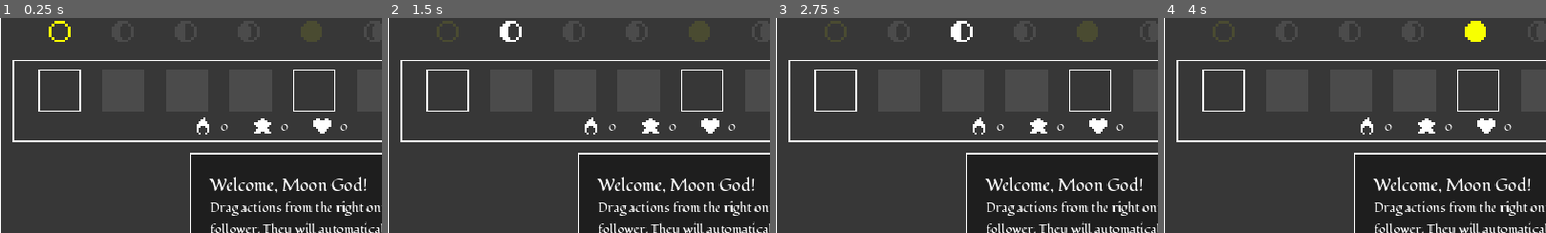
Above: before the commit, frames 1-4 (left to right).
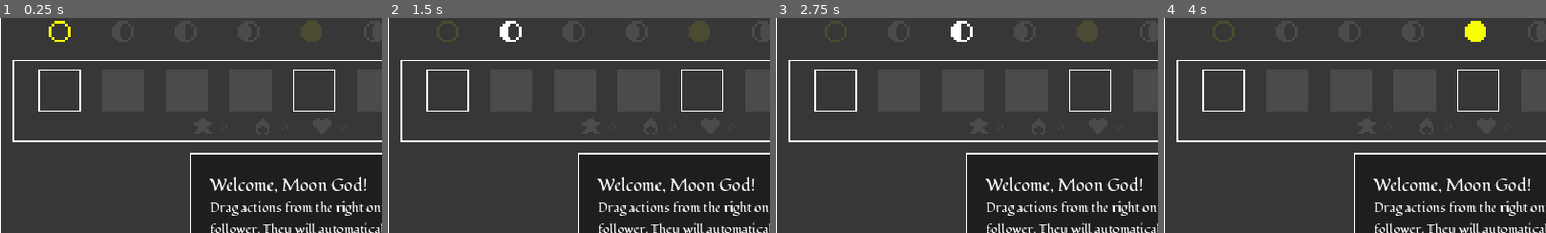
Above: after the commit, the same moments.

Repository: BoscoPubVoi/IdleSpel
Game: Godot game, scene res://main.tscn
Same seed, same stepped clock (60 frames per second), same inputs: the game is played once before the commit and once after it.
Inputs:
- Up to frame 1 (0.25 s): no input
- Up to frame 2 (1.5 s): tap Enter at 0.5 s; tap Space at 1.25 s
- Up to frame 3 (2.75 s): no input
- Up to frame 4 (4 s): tap Enter at 2.75 s; tap Space at 3.5 s
The pictures show only the part of the screen within x 0-50%, y 4-54%; the shares and areas given below are measured in that part.

The runs differ from the first frame. In frame 1, 0.7% of the frame differs, in the area x 51-91%, y 46-55%; in frame 2, 0.7%; in frame 3, 0.7%; in frame 4, 0.7%.

Commit message:
Some tutorial stuff

Diff:
--- a/GameState/CycleStepRunner.gd
+++ b/GameState/CycleStepRunner.gd
@@ -71,6 +71,9 @@
 			if node.characterID == len(Game.characters) - 1:
 				node.visible = true
 
+		ShowPopup.show_popup(sceneTree, "New Follower!",
+			"You've gained an additional follower. You'll need more love to unlock another follower. Love resets on each moon cycle, so unlocking a new character will only be possible later in the game.")
+
 	# Store the previousMoonStateProduction
 	Game.previousMoonStateProduction = ResourceHelpers.create_empty_resources()
 	for bld in resourcesByBuilding:
--- a/GameState/ExecutionState.gd
+++ b/GameState/ExecutionState.gd
@@ -48,7 +48,6 @@
 
 
 func setMonumentInProgress(tier_id):
-	print("poopy")
 	if tree == null:
 		return
 	tree.get_first_node_in_group("Visualiser").set_monument_in_progress(tier_id)
@@ -58,16 +57,29 @@
 		return
 	tree.get_first_node_in_group("Visualiser").unlock_building(resource_name)
 
+	if resource_name == "water":
+		show_popup("Well Built!", "The Well is now fully constructed! Your follower can now gain Wisdom. Note that stats reset at the end of each moon cycle.")
+
+		for node in tree.get_nodes_in_group("WisdomLabel"):
+			node.modulate = Color(1.0, 1.0, 1.0, 1.0)
+
+	if resource_name == "favor":
+		for node in tree.get_nodes_in_group("VigorLabel"):
+			node.modulate = Color(1.0, 1.0, 1.0, 1.0)
+
+	if resource_name == "relics":
+		for node in tree.get_nodes_in_group("ReveranceLabel"):
+			node.modulate = Color(1.0, 1.0, 1.0, 1.0)
+
 func setMonumentTier(tier_id):
 	if tree == null:
 		return
 	tree.get_first_node_in_group("Visualiser").set_monument_tier(tier_id)
 
-func showPopup(title, text):
+	for node in tree.get_nodes_in_group("VigorLabel"):
+		node.modulate = Color(1.0, 1.0, 1.0, 1.0)
+
+func show_popup(title, text):
 	if tree == null:
 		return
-	tree.get_first_node_in_group("PopupWindow").visible = true
-	tree.get_first_node_in_group("PopupTitle").text = title
-	tree.get_first_node_in_group("PopupText").text = text
-	for n in tree.get_nodes_in_group("PopupWindowClose"):
-		n.visible = true
+	ShowPopup.show_popup(tree, title, text)
--- a/GameState/GameState.gd
+++ b/GameState/GameState.gd
@@ -2,7 +2,7 @@
 extends Node
 
 var resources:Dictionary = ResourceHelpers.create_empty_resources()
-var resourceCaps:Dictionary = ResourceHelpers.create_some_resources({rocks = 50, water = 20, silver=3, favor = 10, relics = 1, moonstone = 3, moonlight = 10, love = 10000000000})
+var resourceCaps:Dictionary = ResourceHelpers.create_some_resources({rocks = 50, water = 50, silver=3, favor = 10, relics = 1, moonstone = 3, moonlight = 10, love = 10000000000})
 var characters:Array = []
 var maxSupportedActions = 8
 # Buildings: (building, float)
--- /dev/null
+++ b/ResourceDisplay.gd
@@ -0,0 +1,17 @@
+extends TextureRect
+
+@export var normalTooltip:String
+@export var associatedResource:String
+
+# Called when the node enters the scene tree for the first time.
+func _ready():
+	pass # Replace with function body.
+
+
+# Called every frame. 'delta' is the elapsed time since the previous frame.
+func _process(delta):
+	if Game.globalProductionBonuses.has(associatedResource) && Game.globalProductionBonuses[associatedResource] > 0:
+		tooltip_text = normalTooltip + " (" + str(ceil(Game.globalProductionBonuses[associatedResource] * 100)) + "% bonus production)"
+	else:
+		tooltip_text = normalTooltip
+	pass
--- a/UIElements/ActionIcon.gd
+++ b/UIElements/ActionIcon.gd
@@ -42,6 +42,10 @@
 				break
 		if allUnlocksOK:
 			unlocked = true
+			if action_name == "Lunar Mist":
+				ShowPopup.show_popup(get_tree(), "Love Unlocked",
+					"You can now gain Love. Gain a Love to get an additional follower.")
+				get_tree().get_first_node_in_group("love").visible = true
 			set_display()
 
 func _get_drag_data(at_position):
--- /dev/null
+++ b/UIElements/ShowPopup.gd
@@ -0,0 +1,9 @@
+class_name ShowPopup
+static func show_popup(tree, title, text):
+	if tree == null:
+		return
+	tree.get_first_node_in_group("PopupWindow").visible = true
+	tree.get_first_node_in_group("PopupTitle").text = title
+	tree.get_first_node_in_group("PopupText").text = text
+	for n in tree.get_nodes_in_group("PopupWindowClose"):
+		n.visible = true
--- a/actor_panel.tscn
+++ b/actor_panel.tscn
@@ -72,11 +72,30 @@
 size_flags_vertical = 0
 enabled = false
 
-[node name="Vigor" type="TextureRect" parent="."]
+[node name="Wisdom" type="TextureRect" parent="." groups=["WisdomLabel"]]
+modulate = Color(1, 1, 1, 0.0980392)
 layout_mode = 2
 offset_left = 274.0
 offset_top = 86.0
 offset_right = 300.0
+offset_bottom = 112.0
+texture = ExtResource("4_q62qo")
+expand_mode = 2
+
+[node name="WisdomLabel" type="Label" parent="Wisdom"]
+layout_mode = 0
+offset_left = 40.0
+offset_top = 3.0
+offset_right = 132.0
+offset_bottom = 29.0
+text = "0"
+
+[node name="Vigor" type="TextureRect" parent="." groups=["VigorLabel"]]
+modulate = Color(1, 1, 1, 0.0980392)
+layout_mode = 2
+offset_left = 364.0
+offset_top = 86.0
+offset_right = 390.0
 offset_bottom = 112.0
 texture = ExtResource("3_i0j11")
 expand_mode = 2
@@ -89,24 +108,8 @@
 offset_bottom = 29.0
 text = "0"
 
-[node name="Wisdom" type="TextureRect" parent="."]
-layout_mode = 2
-offset_left = 364.0
-offset_top = 86.0
-offset_right = 390.0
-offset_bottom = 112.0
-texture = ExtResource("4_q62qo")
-expand_mode = 2
-
-[node name="WisdomLabel" type="Label" parent="Wisdom"]
-layout_mode = 0
-offset_left = 40.0
-offset_top = 3.0
-offset_right = 132.0
-offset_bottom = 29.0
-text = "0"
-
-[node name="Reverance" type="TextureRect" parent="."]
+[node name="Reverance" type="TextureRect" parent="." groups=["ReveranceLabel"]]
+modulate = Color(1, 1, 1, 0.0980392)
 layout_mode = 2
 offset_left = 454.0
 offset_top = 86.0
--- a/main.tscn
+++ b/main.tscn
@@ -32,6 +32,7 @@
 [ext_resource type="Texture2D" uid="uid://bilo43mbxs815" path="res://assets/Resource_Icons/Relics.png" id="24_u7pt0"]
 [ext_resource type="Texture2D" uid="uid://c5trp2p3ch51r" path="res://assets/Resource_Icons/Moonstone.png" id="25_62bb2"]
 [ext_resource type="Texture2D" uid="uid://d37muymk3m77a" path="res://assets/Resource_Icons/Moonlight.png" id="26_5eomv"]
+[ext_resource type="Script" path="res://ResourceDisplay.gd" id="27_h32dl"]
 [ext_resource type="AudioStream" uid="uid://ckks3t670hbpj" path="res://assets/music/Moonlight_version_1.ogg" id="34_8tlrw"]
 [ext_resource type="Script" path="res://PopupWindow.gd" id="34_kxafh"]
 [ext_resource type="Script" path="res://CloseButton.gd" id="34_x46rx"]
@@ -641,7 +642,7 @@
 icon_path = "res://assets/Action_Icons/Excavate_Forest.png"
 tooltip = "-2 Silver, + 10 Rock Capacity"
 unlock_requirements = Array[Resource("res://GameState/UnlockRequirements/UnlockRequirement.gd")]([SubResource("Resource_lfi3u")])
-unlock_tooltip = "Gather 150 rocks to unlock"
+unlock_tooltip = "Gather 50 rocks to unlock"
 
 [node name="BuildMonument" parent="ActionsPanel/ScrollContainer/Margin/WholeActionContainer/BaseActions/SilverActions2" instance=ExtResource("3_se0lr")]
 layout_mode = 2
@@ -794,6 +795,9 @@
 offset_bottom = 48.0
 tooltip_text = "Rocks"
 texture = ExtResource("20_gsivp")
+script = ExtResource("27_h32dl")
+normalTooltip = "Rocks"
+associatedResource = "rocks"
 
 [node name="RockLabel" type="Label" parent="ResourcesPanel/Rocks"]
 layout_mode = 0
@@ -812,6 +816,9 @@
 offset_bottom = 96.0
 tooltip_text = "Water"
 texture = ExtResource("21_sawqo")
+script = ExtResource("27_h32dl")
+normalTooltip = "Water"
+associatedResource = "water"
 
 [node name="WaterLabel" type="Label" parent="ResourcesPanel/Water"]
 layout_mode = 0
@@ -830,6 +837,9 @@
 offset_bottom = 144.0
 tooltip_text = "Silver"
 texture = ExtResource("22_v80bp")
+script = ExtResource("27_h32dl")
+normalTooltip = "Silver"
+associatedResource = "silver"
 
 [node name="SilverLabel" type="Label" parent="ResourcesPanel/Silver"]
 layout_mode = 0
@@ -848,6 +858,9 @@
 offset_bottom = 192.0
 tooltip_text = "Favor"
 texture = ExtResource("23_agkff")
+script = ExtResource("27_h32dl")
+normalTooltip = "Favor"
+associatedResource = "favor"
 
 [node name="FavorLabel" type="Label" parent="ResourcesPanel/Favor"]
 layout_mode = 0
@@ -866,6 +879,9 @@
 offset_bottom = 48.0
 tooltip_text = "Relics"
 texture = ExtResource("24_u7pt0")
+script = ExtResource("27_h32dl")
+normalTooltip = "Relics"
+associatedResource = "relics"
 
 [node name="RelicLabel" type="Label" parent="ResourcesPanel/Relic"]
 layout_mode = 0
@@ -884,6 +900,9 @@
 offset_bottom = 96.0
 tooltip_text = "Moonstone"
 texture = ExtResource("25_62bb2")
+script = ExtResource("27_h32dl")
+normalTooltip = "Moonstone"
+associatedResource = "moonstone"
 
 [node name="MoonstoneLabel" type="Label" parent="ResourcesPanel/Moonstone"]
 layout_mode = 0
@@ -902,6 +921,9 @@
 offset_bottom = 144.0
 tooltip_text = "Moonlight"
 texture = ExtResource("26_5eomv")
+script = ExtResource("27_h32dl")
+normalTooltip = "Moonlight"
+associatedResource = "moonlight"
 
 [node name="MoonlightLabel" type="Label" parent="ResourcesPanel/Moonlight"]
 layout_mode = 0
@@ -911,7 +933,7 @@
 offset_bottom = 34.0
 text = "0"
 
-[node name="Love" type="TextureRect" parent="ResourcesPanel" groups=["water"]]
+[node name="Love" type="TextureRect" parent="ResourcesPanel" groups=["love"]]
 visible = false
 layout_mode = 0
 offset_left = 168.0
@@ -920,6 +942,9 @@
 offset_bottom = 192.0
 tooltip_text = "Love"
 texture = ExtResource("26_5eomv")
+script = ExtResource("27_h32dl")
+normalTooltip = "Love"
+associatedResource = "love"
 
 [node name="LoveLabel" type="Label" parent="ResourcesPanel/Love"]
 layout_mode = 0
Not shown: 1 places in main.tscn that only renumber resources
